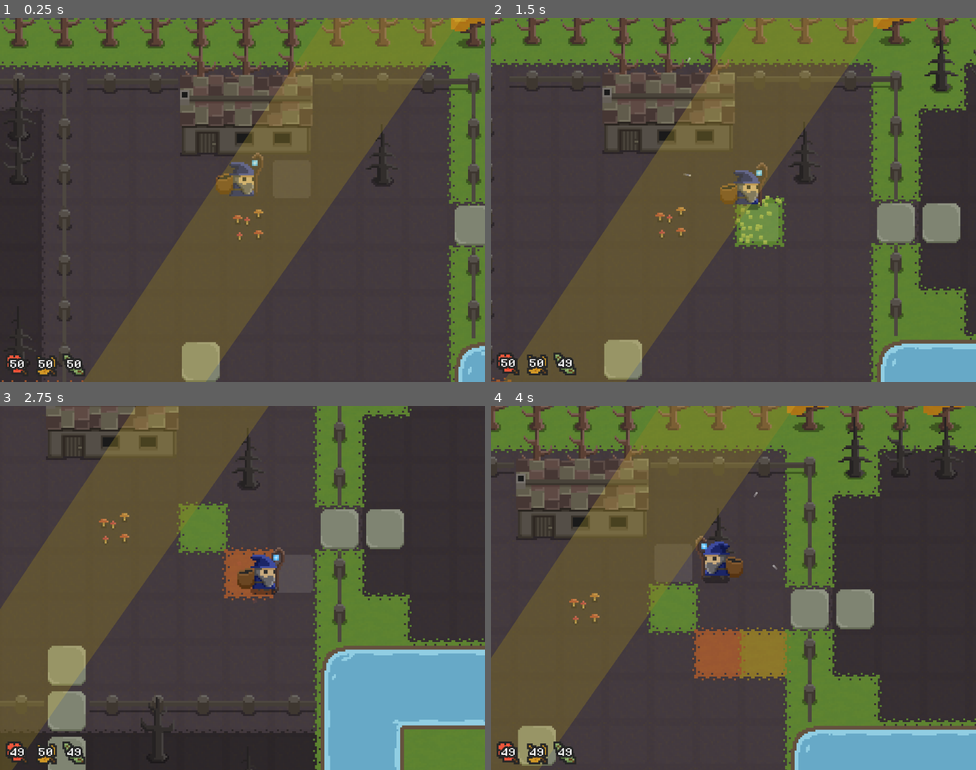
Above: before the commit, frames 1-4 (two rows, left to right).
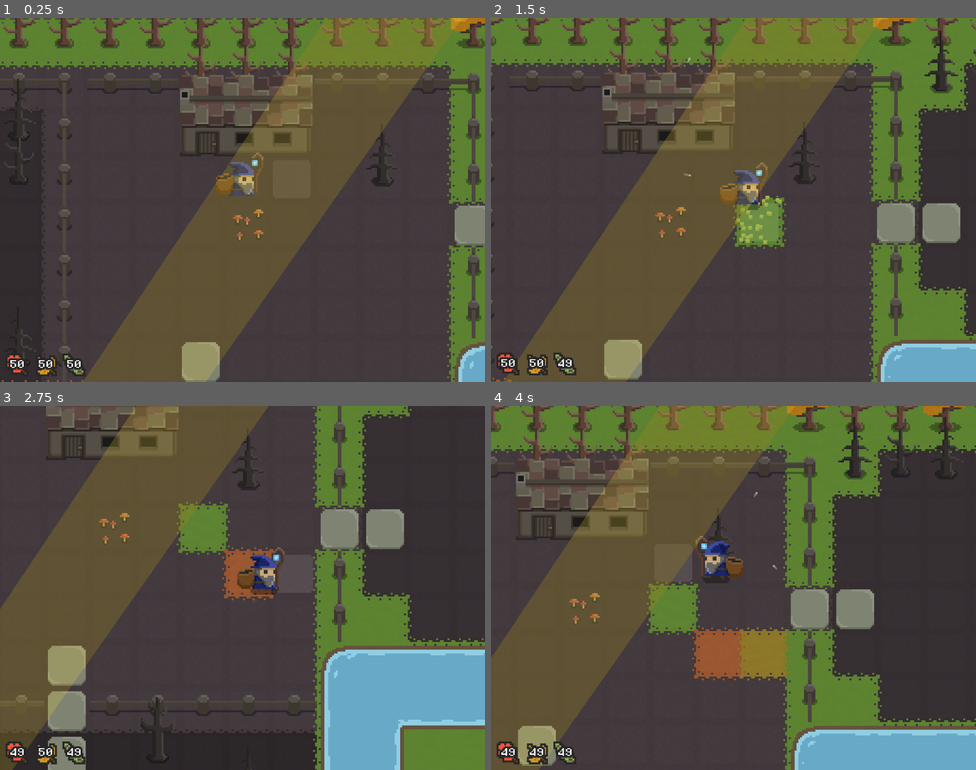
Above: after the commit, the same moments.

Repository: Pro1d/EchoesOfAmber
Game: Godot game, scene res://scenes/world.tscn
Same seed, same stepped clock (60 frames per second), same inputs: the game is played once before the commit and once after it.
Inputs:
- Up to frame 1 (0.25 s): no input
- Up to frame 2 (1.5 s): hold D (move_right) 0.53-1.28 s; tap E (attract_leaves) at 0.6 s; hold S (move_down) from 1.28 s (still down); tap 3 (put_green) at 1.35 s
- Up to frame 3 (2.75 s): release S (move_down) at 2.03 s; hold D (move_right) from 2.03 s (still down); tap 1 (put_red) at 2.1 s
- Up to frame 4 (4 s): release D (move_right) at 2.78 s; hold W (move_up) 2.78-3.53 s; tap 2 (put_yellow) at 2.85 s; hold A (move_left) from 3.53 s (still down); tap E (attract_leaves) at 3.6 s

The runs differ from the first frame. In frame 1, less than 0.1% of the frame differs, in the area x 96-100%, y 91-98%; in frame 2, less than 0.1%; in frame 3, 0.2%, in the area x 68-100%, y 68-100%; in frame 4, less than 0.1%.

Commit message:
Build rules improved

Diff:
--- a/scripts/area_manager.gd
+++ b/scripts/area_manager.gd
@@ -1,7 +1,10 @@
 extends Node2D
 class_name AreaManager
 
+static var AREA_ID_BASE := 0
+
 class AreaData:
+	var area_id : int = -1
 	var tiles_to_clear : Array[Vector2i] = []
 	var trees_to_clear : Array[Vector2i] = []
 	var dead_area_ambiance : Array[AreaAmbienceNode] = []
@@ -11,7 +14,14 @@
 	var is_in_cleared_state : bool = false
 
 	func is_cleared() -> bool:
-		return trees_to_clear.is_empty()
+		if area_id != AreaManager.AREA_ID_BASE:
+			return trees_to_clear.is_empty()
+		else:
+			print("tiles to clear " + str(tiles_to_clear))
+			return tiles_to_clear.is_empty()
+
+# Signal launched when an area is completely cleared.
+signal on_area_cleared(data: AreaData)
 
 @onready var map_audio := %MapAudio
 @onready var global_sfx : GlobalSFX = %GlobalSFX
@@ -22,6 +32,7 @@
 func _get_area_data(area_id: int) -> AreaData:
 	if not area_id in area_data:
 		area_data[area_id] = AreaData.new()
+		area_data[area_id].area_id = area_id
 
 	return area_data[area_id]
 
@@ -37,7 +48,7 @@
 			continue
 
 		# Not a dead forest area
-		if area <= 0:
+		if area < 0:
 			continue
 
 		# We are on a pile tile on a dead forest
@@ -92,8 +103,9 @@
 		on_tile_cleared(tile.tilemap_cell)
 
 # Called when a tile has been cleared in an area
-func _on_area_tile_cleared(_area_id: int, _tile: Vector2i) -> void:
-	pass
+func _on_area_tile_cleared(area_id: int, _tile: Vector2i) -> void:
+	var data : AreaData = area_data[area_id]
+	refresh_area_state(data, true)
 
 # Called when a tree has been cleared in an area
 func _on_area_tree_cleared(area_id: int, tile: Vector2i) -> void:
@@ -110,21 +122,6 @@
 		return
 
 	center_tile.build_tree(center_tile.get_color_type())
-
-	for x_offset in range(-1, 2):
-		for y_offset in range(-1, 2):
-			# Don't process the center tile
-			if x_offset == 0 and y_offset == 0:
-				continue
-
-			var propagation_pos := tile + Vector2i(x_offset, y_offset)
-			var propagated_tile := Config.ground_2d.get_pileable_tile_at(propagation_pos)
-
-			if propagated_tile == null:
-				continue
-
-			propagated_tile.spread_leaves(center_tile.get_color_type())
-			await get_tree().create_timer(0.1).timeout
 
 
 # Refreshes the whole area state
@@ -175,12 +172,16 @@
 		if not play:
 			audio.stop()
 
+	if is_cleared:
+		on_area_cleared.emit(data)
+
 	tween.kill()
 
 
 # Notifies to the area manager that a tile has been cleared (de-desolated).
 func on_tile_cleared(tile: Vector2i) -> void:
 	print("tile cleared!")
+
 	for area_id: int in area_data:
 		var data : AreaData = area_data[area_id]
 		var index := data.tiles_to_clear.find(tile)
@@ -194,5 +195,5 @@
 			data.trees_to_clear.remove_at(index)
 			_on_area_tree_cleared(area_id, tile)
 
-		if area_id != 0:
-			print("area " + str(area_id) + " trees left to clear: " + str(len(data.trees_to_clear)))
+#		if area_id != 0:
+#			print("area " + str(area_id) + " trees left to clear: " + str(len(data.trees_to_clear)))
--- a/scripts/pileable_tile.gd
+++ b/scripts/pileable_tile.gd
@@ -12,6 +12,7 @@
 var is_colored := false # true when the tile has been colored
 var spawned_piles : Array[LeavePile] =  []
 var buildable := false # true if a structure can be built on the tile
+var built_structure: BuildingType # struture that has been built
 
 var _color := Leave.LeaveType.RED
 
@@ -88,6 +89,9 @@
 
 
 func get_building_type() -> BuildingType:
+	if is_structure_built != null:
+		return built_structure
+
 	var red_piles := len(spawned_piles.filter(func (p: LeavePile) -> bool: return p.pile_type == Leave.LeaveType.RED))
 	var green_piles := len(spawned_piles.filter(func (p: LeavePile) -> bool: return p.pile_type == Leave.LeaveType.GREEN))
 	var yellow_piles := len(spawned_piles.filter(func (p: LeavePile) -> bool: return p.pile_type == Leave.LeaveType.YELLOW))
@@ -175,7 +179,28 @@
 
 		_build(building_type)
 
-		on_tile_state_changed.emit(self)
+# Propagate leaves around this building.
+func propagate_leaves() -> void:
+	for x_offset in range(-1, 2):
+		for y_offset in range(-1, 2):
+			# Don't process the center tile
+			if x_offset == 0 and y_offset == 0:
+				continue
+
+			var propagation_pos := self.tilemap_cell + Vector2i(x_offset, y_offset)
+			var propagated_tile := Config.ground_2d.get_pileable_tile_at(propagation_pos)
+
+			if propagated_tile == null:
+				continue
+
+			# If there is a tree built on the tile, the tree gets the priority over the soil.
+			var color := get_color_type()
+			if built_structure and built_structure in [BuildingType.RedTree, BuildingType.GreenTree, BuildingType.YellowTree]:
+				color = _get_leave_type(built_structure)
+
+			propagated_tile.spread_leaves(color)
+			await get_tree().create_timer(0.1).timeout
+
 
 func _build(building_type: BuildingType) -> void:
 	var coords : Vector2i = buildings_map[building_type]
@@ -186,3 +211,6 @@
 
 	if building_type in [BuildingType.RedTree, BuildingType.GreenTree, BuildingType.YellowTree]:
 		Config.root_2d.add_spawner(tilemap_cell, _get_leave_type(building_type))
+		propagate_leaves()
+
+	on_tile_state_changed.emit(self)
